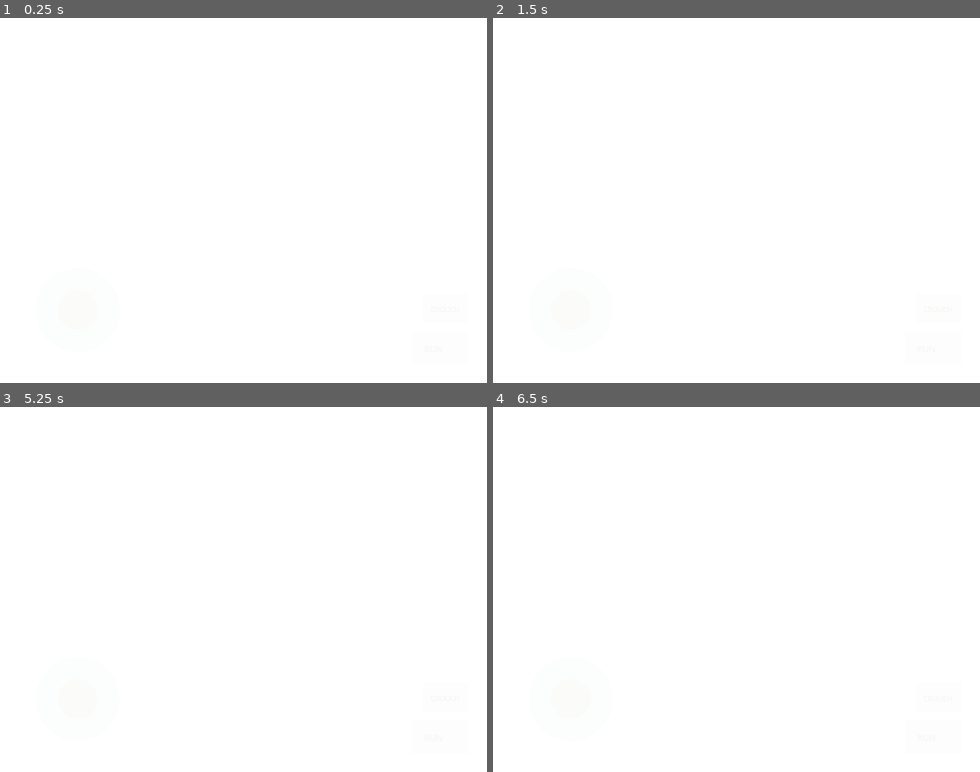
Above: before the commit, frames 1-4 (two rows, left to right).
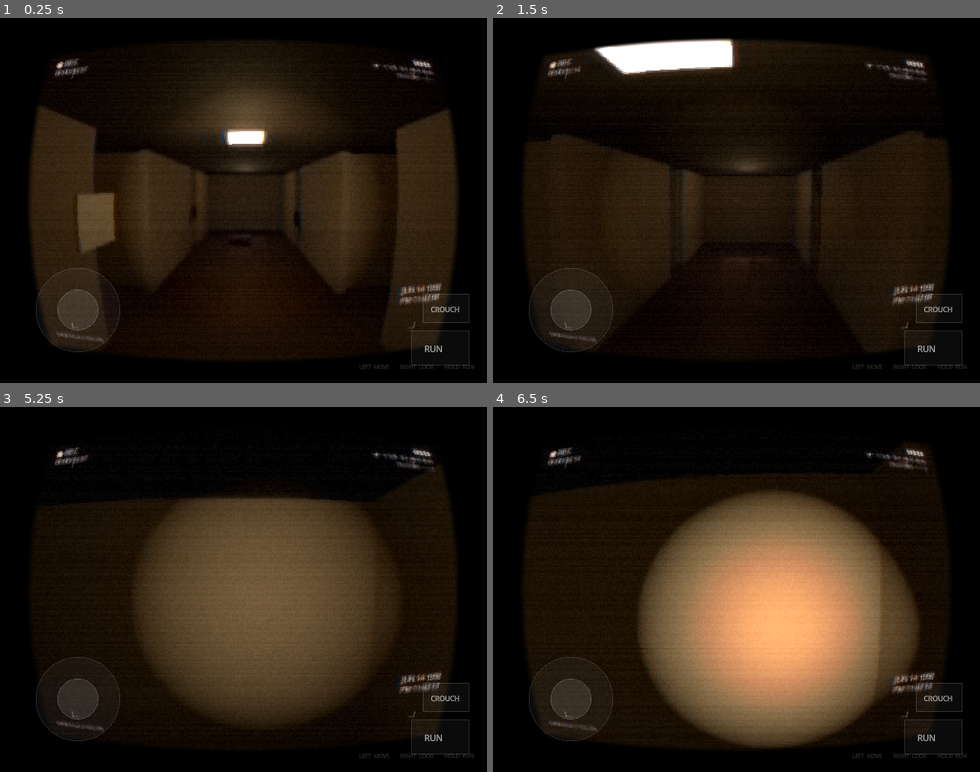
Above: after the commit, the same moments.

Repository: Goyimaticax1/vhs
Game: Godot game, scene res://main.tscn
Same seed, same stepped clock (60 frames per second), same inputs: the game is played once before the commit and once after it.
Inputs (mouse positions are in pixels of both pictures, inside the frame that each line leads up to):
- Up to frame 1 (0.25 s): no input
- Up to frame 2 (1.5 s): tap Enter at 0.5 s; move the mouse to (760, 200) at 0.52 s; hold Shift (sprint) 0.53-1.28 s; hold W (move_forward) from 0.53 s (still down); click (760, 200) at 0.67 s; tap Space (jump) at 0.77 s; move the mouse to (712, 200) at 1.27 s; tap F (toggle_torch) at 1.35 s
- Up to frame 3 (5.25 s): keep holding W (move_forward); tap Space (jump) at 1.52, 3.02, 3.77, 4.52 s; move the mouse to (258, 582) at 2.02 s; tap V (toggle_vhs) at 2.1, 5.1 s; move the mouse to (238, 596) at 2.77 s; tap C at 2.85 s; click (238, 596) at 2.92 s; move the mouse to (277, 593) at 3.52 s; hold Shift (sprint) 3.53-4.28 s; move the mouse to (204, 585) at 4.27 s; tap F (toggle_torch) at 4.35 s; move the mouse to (248, 589) at 5.02 s; click (248, 589) at 5.17 s
- Up to frame 4 (6.5 s): move the mouse to (717, 582) at 5.77 s; release W (move_forward) at 5.78 s; hold D (move_right) from 5.78 s (still down); tap C at 5.85 s; tap Space (jump) at 6.02 s

The runs differ from the first frame. In frame 1, 100% of the frame differs, in the area x 0-100%, y 0-100%; in frame 2, 98%; in frame 3, 100%; in frame 4, 100%.

Commit message:
Fix shader compile: pass tape-raster texel size into bloom_gather instead of SCREEN_PIXEL_SIZE

Diff:
--- a/project/shaders/vhs_post.gdshader
+++ b/project/shaders/vhs_post.gdshader
@@ -27,9 +27,11 @@
 
 // Proper bloom: energy above a threshold, gathered in two rings, then pushed
 // toward red (halation) the way a real lens + tape does around a hot source.
+// The gather radius is measured in tape-raster cells, not screen pixels, so it
+// stays the same size on any phone resolution.
 uniform float bloom_threshold : hint_range(0.0, 1.0) = 0.55;
 uniform float bloom_intensity : hint_range(0.0, 3.0) = 1.15;
-uniform float bloom_radius : hint_range(0.5, 14.0) = 4.5;
+uniform float bloom_radius : hint_range(0.5, 14.0) = 2.4;
 uniform float halation : hint_range(0.0, 1.0) = 0.45;
 
 uniform float tape_grain : hint_range(0.0, 0.3) = 0.038;
@@ -91,9 +93,11 @@
     return c;
 }
 
-vec3 bloom_gather(vec2 uv, float radius) {
+// texel is passed in: built-ins like SCREEN_PIXEL_SIZE are not visible inside
+// user functions in Godot's shader language.
+vec3 bloom_gather(vec2 uv, float radius, vec2 texel) {
     vec3 acc = vec3(0.0);
-    vec2 px = SCREEN_PIXEL_SIZE * radius;
+    vec2 px = texel * radius;
     for (int i = 0; i < 8; i++) {
         vec3 a = tap(uv + RING[i] * px);
         vec3 b = tap(uv + RING[i] * px * 2.7);
@@ -124,6 +128,8 @@
 
 void fragment() {
     vec2 uv = SCREEN_UV;
+    vec2 raster = vec2(luma_samples, tape_lines);
+    vec2 texel = 1.0 / raster;
 
     float line_id = floor(uv.y * tape_lines);
     float tape_gate = step(0.972, hash21(vec2(floor(TIME * 6.0), line_id)));
@@ -133,7 +139,7 @@
     float soft = softness + blur_pulse * 2.6;
     vec2 chroma_vec = vec2(chromatic + 0.0009 * abs(warped.y - 0.5), 0.0);
 
-    vec3 luma_src = resample(warped, vec2(luma_samples, tape_lines), soft);
+    vec3 luma_src = resample(warped, raster, soft);
     vec3 chroma_hi = resample(warped + chroma_vec, vec2(chroma_samples, chroma_lines), soft * 1.6);
     vec3 chroma_lo = resample(warped - chroma_vec, vec2(chroma_samples, chroma_lines), soft * 1.6);
     vec3 chroma_src = vec3(chroma_lo.r, mix(chroma_hi.g, chroma_lo.g, 0.5), chroma_hi.b);
@@ -141,7 +147,7 @@
     float y = luma_of(luma_src);
     vec3 c = clamp(vec3(y) + (chroma_src - vec3(luma_of(chroma_src))) * 1.05, 0.0, 2.0);
 
-    vec3 bloom = bloom_gather(warped, bloom_radius + blur_pulse * 6.0);
+    vec3 bloom = bloom_gather(warped, bloom_radius + blur_pulse * 3.0, texel);
     vec3 hal = vec3(bloom.r, bloom.g * 0.45, bloom.b * 0.22);
     bloom = mix(bloom, hal, halation);
     c += bloom * bloom_intensity;
@@ -153,7 +159,7 @@
         c += dirt * dirt_gate * dirt_intensity * 3.0 * mix(vec3(1.0), vec3(1.0, 0.9, 0.78), halation);
     }
 
-    float n = hash21(floor(uv * vec2(luma_samples, tape_lines)) + floor(TIME * 20.0));
+    float n = hash21(floor(uv * raster) + floor(TIME * 20.0));
     c += (n - 0.5) * tape_grain;
     float line_noise = hash21(vec2(floor(TIME * 11.0), line_id)) - 0.5;
     c += line_noise * noise_strength;
